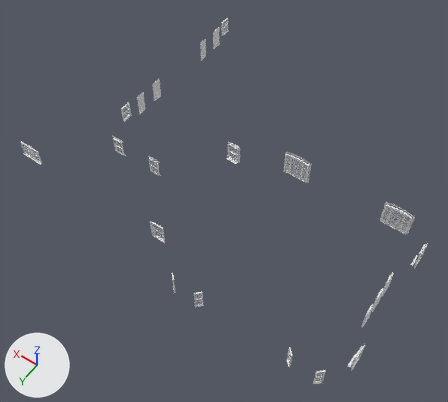
An edit to the glTF model na-project-portal/26-Projects/RB05__WestFarm/30__TrueVision__AppContent/DesignPhase01__ConceptDesign__Scheme-02/RB05__Storey__GroundFloor__ProposedWindows__MeshModel__.glb, drawn before and after from the same camera.
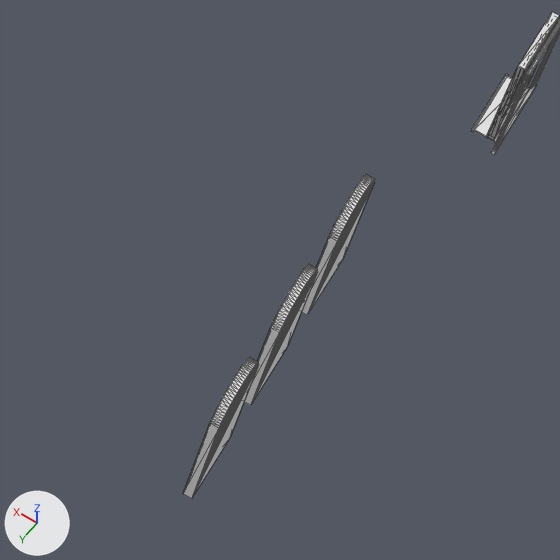
Old and new are each drawn whole from a camera (50 mm lens) standing at (0.89, 51.95, 47.84) and looking at (23.2, 20.72, -1.23) and again close up on the part from 74% to 95% of the width and 60% to 84% of the height. The axes (+X, +Y, +Z) are drawn at lower left. The lights are the same throughout. The older version's two pictures come first. The close-ups show mesh edges as thin lines. Vertices at exactly the same position are counted once.

Script lines for the objects in view, before the commit:
```python
ob_24__proposedbuilding__windows__default = bpy.data.objects.new('24__ProposedBuilding__Windows::Default', me_mesh_0_24__proposedbuilding__windows__default)
ob_24__proposedbuilding__windows__default.location = (0.0, 0.0, 0.0)
ob_awn015__window___id22931465 = bpy.data.objects.new('AWN015__Window___ID22931465', me_sharedmesh_awn015__window___1)
ob_awn015__window___id22931465.location = (4.24, 18.05, 0.57)
ob_awn015__window___id22931465.rotation_euler = (0.0, 0.0, -1.577)  # degrees (0, 0, -90)
ob_window__westfascade__groundfloor_02_id23333087 = bpy.data.objects.new('Window__WestFascade__GroundFloor-02_ID23333087', me_sharedmesh_window__slidingsash)
ob_window__westfascade__groundfloor_02_id23333087.location = (4.22, 18.2, 0.47)
ob_window__westfascade__groundfloor_02_id23333087.rotation_euler = (0.0, 0.0, -1.571)  # degrees (0, 0, -90)
```
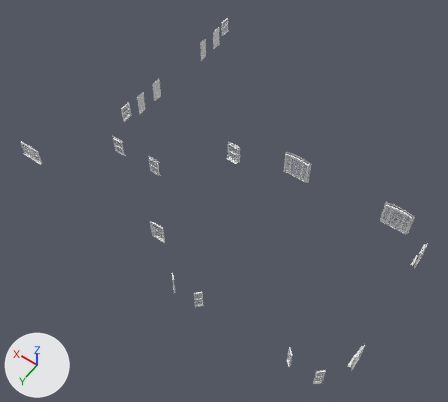
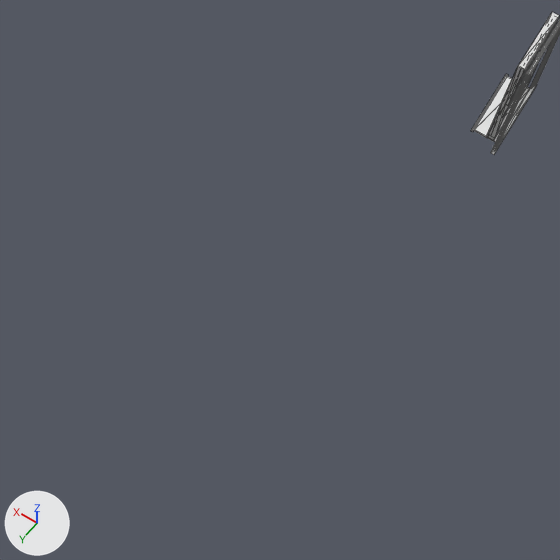
Scene script edits in JSON lines:
```json
{"block": "me_mesh_0_24__proposedbuilding__windows__default", "where": "# used by ob_24__proposedbuilding__windows__default; location = (0.0, 0.0, 0.0)"}
{"op": "remove", "block": "me_mesh_0_24__proposedbuilding__windows__default", "code": "me_mesh_0_24__proposedbuilding__windows__default.from_pydata(...)  # 1668 vertices, 2892 faces; spans x 5.3..41.3, y 2.3..29.0, z -0.1..2.7"}
{"op": "add", "block": "me_mesh_0_24__proposedbuilding__windows__default", "code": "me_mesh_0_24__proposedbuilding__windows__default.from_pydata(...)  # 1434 vertices, 2436 faces; spans x 24.0..41.3, y 2.3..29.0, z 0.0..2.7"}
{"block": "me_mesh_0_24__proposedbuilding__windows__default", "change": "me_mesh_0_24__proposedbuilding__windows__default part 1: the loose piece of 78 vertices spanning x 5.3..5.4, y 22.7..23.9, z -0.1..2.6 is deleted"}
{"block": "me_mesh_0_24__proposedbuilding__windows__default", "change": "me_mesh_0_24__proposedbuilding__windows__default part 2: the loose piece of 78 vertices spanning x 5.3..5.4, y 20.9..22.0, z -0.1..2.6 is deleted"}
{"block": "me_mesh_0_24__proposedbuilding__windows__default", "change": "me_mesh_0_24__proposedbuilding__windows__default part 3: the loose piece of 78 vertices spanning x 5.3..5.4, y 24.5..25.8, z -0.1..2.6 is deleted"}
```

Changed parts and their boxes [x1, y1, x2, y2] in the close-ups (560 x 560 px):
```json
{"object": "24__ProposedBuilding__Windows::Default", "change": "reshaped", "before": [183, 174, 375, 499], "on screen": "not visible afterwards"}
{"part": 1, "of": "me_mesh_0_24__proposedbuilding__windows__default", "change": "deleted", "before": [244, 264, 318, 405]}
{"part": 2, "of": "me_mesh_0_24__proposedbuilding__windows__default", "change": "deleted", "before": [302, 174, 375, 315]}
{"part": 3, "of": "me_mesh_0_24__proposedbuilding__windows__default", "change": "deleted", "before": [183, 357, 259, 499]}
```
